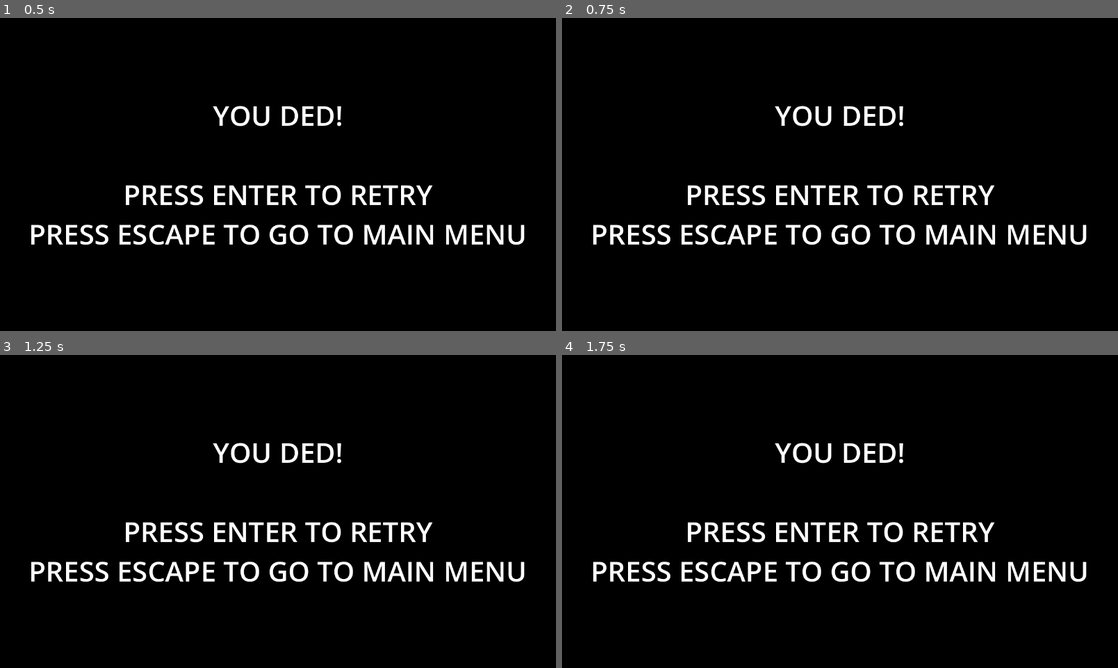
Above: before the commit, frames 1-4 (two rows, left to right).
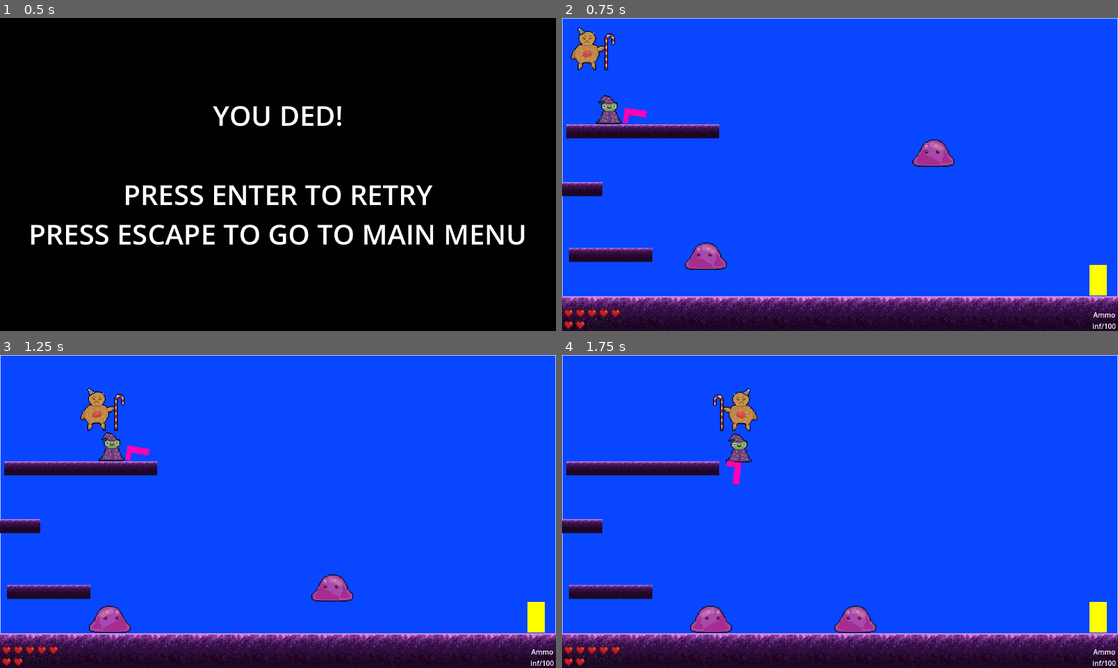
Above: after the commit, the same moments.

Repository: Razboinicul/BounceBack
Game: Godot game, scene res://ASSETS/YOULOSE.tscn
Same seed, same stepped clock (60 frames per second), same inputs: the game is played once before the commit and once after it. This scene is started directly instead of the project's main scene.
Inputs (mouse positions are in pixels of both pictures, inside the frame that each line leads up to):
- Up to frame 1 (0.5 s): no input
- Up to frame 2 (0.75 s): tap Enter (ui_accept) at 0.5 s; move the mouse to (962, 158) at 0.52 s; hold Right (right) from 0.53 s (still down); hold Q (stop) from 0.53 s (still down)
- Up to frame 3 (1.25 s): keep holding Right (right); keep holding Q (stop); tap Space (jump) at 0.77, 1.07 s; tap Enter (ui_accept) at 0.8 s
- Up to frame 4 (1.75 s): keep holding Right (right); tap Enter (ui_accept) at 1.25, 1.35 s; move the mouse to (728, 527) at 1.27 s; release Q (stop) at 1.28 s; tap Space (jump) at 1.52, 1.55 s

Frame 1 is identical in both runs. In frame 2, 100% of the frame differs, in the area x 0-100%, y 0-100%; in frame 3, 100%; in frame 4, 100%.

Commit message:
FINALLY WORKING

Diff:
--- a/bounce-fight/ASSETS/youlose.gd
+++ b/bounce-fight/ASSETS/youlose.gd
@@ -1,9 +1,9 @@
 extends Control
 
-@export var lvl: String = ""
+@export var lvl: String = "res://gen_level.tscn"
 
 func _input(event: InputEvent) -> void:
 	if event.is_action_pressed("ui_accept"):
 		get_tree().change_scene_to_file(lvl)
 	if event.is_action_pressed("back"):
-		get_tree().change_scene_to_file("") #TODO ADD MAINMENU
+		get_tree().change_scene_to_file("res://MainMenu.tscn") #DONE TODO ADD MAINMENU
--- /dev/null
+++ b/bounce-fight/Global.gd
@@ -0,0 +1,5 @@
+extends Node
+
+var phealth = 100
+var lvl = 0
+var lines = []
--- /dev/null
+++ b/bounce-fight/MainMenu.tscn
@@ -0,0 +1,125 @@
+[gd_scene format=3 uid="uid://fkqhoyta5v1n"]
+
+[ext_resource type="Script" uid="uid://xc02svmt0seq" path="res://main_menu.gd" id="1_eiy7p"]
+[ext_resource type="Texture2D" uid="uid://ien4k474ihb8" path="res://ASSETS/mainchar.png" id="1_i26rj"]
+[ext_resource type="Texture2D" uid="uid://cahvbdc5k87v0" path="res://ASSETS/lbol.png" id="3_qoqlk"]
+[ext_resource type="Texture2D" uid="uid://c8f4mwxk6tnbw" path="res://ASSETS/boolet.png" id="4_iwfq2"]
+
+[sub_resource type="LabelSettings" id="LabelSettings_fh7p3"]
+font_size = 48
+
+[sub_resource type="LabelSettings" id="LabelSettings_4uwfi"]
+font_size = 32
+
+[sub_resource type="LabelSettings" id="LabelSettings_loyi6"]
+font_size = 32
+
+[node name="MainMenu" type="Control" unique_id=730792384]
+layout_mode = 3
+anchors_preset = 15
+anchor_right = 1.0
+anchor_bottom = 1.0
+grow_horizontal = 2
+grow_vertical = 2
+script = ExtResource("1_eiy7p")
+
+[node name="ColorRect" type="ColorRect" parent="." unique_id=1579945170]
+z_index = -5
+layout_mode = 0
+offset_right = 1280.0
+offset_bottom = 720.0
+color = Color(0, 0, 0, 1)
+
+[node name="VBoxContainer" type="VBoxContainer" parent="." unique_id=1788943131]
+layout_mode = 0
+offset_left = 50.0
+offset_top = 35.0
+offset_right = 550.0
+offset_bottom = 75.0
+
+[node name="Title" type="Label" parent="VBoxContainer" unique_id=2087403776]
+layout_mode = 2
+text = "Bounce Fight"
+label_settings = SubResource("LabelSettings_fh7p3")
+
+[node name="LSEP1" type="Label" parent="VBoxContainer" unique_id=580092754]
+layout_mode = 2
+text = "
+
+
+"
+
+[node name="PlayButton" type="Label" parent="VBoxContainer" unique_id=2097073397]
+layout_mode = 2
+text = "> PLAY"
+label_settings = SubResource("LabelSettings_4uwfi")
+
+[node name="LSEP2" type="Label" parent="VBoxContainer" unique_id=564190619]
+layout_mode = 2
+text = "
+
+"
+
+[node name="Label" type="Label" parent="VBoxContainer" unique_id=2069944991]
+z_index = -1
+layout_mode = 2
+text = "  ESCAPE"
+label_settings = SubResource("LabelSettings_loyi6")
+
+[node name="ART" type="Node2D" parent="." unique_id=1385192929]
+
+[node name="Mainchar" type="Sprite2D" parent="ART" unique_id=1226251290]
+texture_filter = 1
+position = Vector2(754, 450)
+scale = Vector2(4.5, 4.5)
+texture = ExtResource("1_i26rj")
+
+[node name="GUN" type="Node2D" parent="ART" unique_id=681785691]
+position = Vector2(870, 484)
+rotation = -0.38397244
+
+[node name="ColorRect" type="ColorRect" parent="ART/GUN" unique_id=1660444014]
+anchors_preset = 8
+anchor_left = 0.5
+anchor_top = 0.5
+anchor_right = 0.5
+anchor_bottom = 0.5
+offset_left = -46.0
+offset_top = -8.0
+offset_right = -34.0
+offset_bottom = 26.0
+grow_horizontal = 2
+grow_vertical = 2
+color = Color(1, 0, 0.7058824, 1)
+metadata/_edit_use_anchors_ = true
+
+[node name="ColorRect2" type="ColorRect" parent="ART/GUN" unique_id=919070296]
+anchors_preset = 8
+anchor_left = 0.5
+anchor_top = 0.5
+anchor_right = 0.5
+anchor_bottom = 0.5
+offset_left = -40.0
+offset_top = -8.0
+offset_right = 5.0
+offset_bottom = 7.0
+grow_horizontal = 2
+grow_vertical = 2
+color = Color(1, 0, 0.7058824, 1)
+metadata/_edit_use_anchors_ = true
+
+[node name="Lbol" type="Sprite2D" parent="ART" unique_id=151615773]
+texture_filter = 1
+position = Vector2(1089, 412)
+scale = Vector2(2.2, 2.2)
+texture = ExtResource("3_qoqlk")
+
+[node name="Boolet" type="Sprite2D" parent="ART" unique_id=1020860528]
+texture_filter = 1
+position = Vector2(999, 450.99997)
+rotation = -0.43633232
+scale = Vector2(2, 2)
+texture = ExtResource("4_iwfq2")
+
+[node name="Node2D" type="Node2D" parent="." unique_id=759882313]
+position = Vector2(210, 385)
--- a/bounce-fight/gen_level.gd
+++ b/bounce-fight/gen_level.gd
@@ -47,7 +47,7 @@
 func gen_monst():
 	var num = rng.randi_range(2,4)
 	for _i in range(num):
-		var mt = rng.rand_weighted(PackedFloat32Array([0.3, 1]))
+		var mt = rng.rand_weighted(PackedFloat32Array([0.05, 1]))
 		var m = m1_pre.instantiate()
 		if mt == 0: m = m2_pre.instantiate()
 		else: m = m1_pre.instantiate()
@@ -55,18 +55,22 @@
 		m.player = $Player
 		$Enemies.add_child(m)
 
-#func gen_door():
-	#var door = $OBJS/Exit
-	#door.global_position = Vector2(s4_gen.x+rng.randi_range(0,s4_len-15), s4_gen.y-75)
+func gen_health():
+	var r = rng.randi_range(1, 8)
+	if r==2:
+		var h = health_preload.instantiate()
+		h.position = Vector2(rng.randi_range(20, 1200), rng.randi_range(20, 600))
+		$OBJS.add_child(h)
 
 func _ready() -> void:
-	#$Player.global_position = Vector2(randi_range(0, 1250), randi_range(15, 610))
+	Global.lvl += 1
+	$Player.health = Global.phealth
 	$Player.global_position = s3_gen+Vector2(50, 50)
 	gen_s1();gen_s2();gen_s3();gen_monst()
 
 func _process(delta: float) -> void:
-	$OBJS/Exit.active = false #$Enemies.get_children()==[]
+	$OBJS/Exit.active = $Enemies.get_children()==[]
 	$Hud.update_ui($Player.health, $Player/G/Gun.total_bullets)
 
 func _on_exit_player_exit() -> void:
-	get_tree().quit()
+	get_tree().change_scene_to_file("res://gen_level.tscn")
--- /dev/null
+++ b/bounce-fight/main_menu.gd
@@ -0,0 +1,40 @@
+extends Control
+
+var sel_button = 0
+var margins
+
+func _ready() -> void:
+	margins = [Vector2($VBoxContainer/Label.global_position.x, $VBoxContainer/Label.global_position.y),
+			$Node2D.position]
+
+func _input(event: InputEvent) -> void:
+	if event.is_action_pressed("ui_up") or event.is_action_pressed("ui_down"):
+		sel_button = 1 if sel_button==0 else 0
+		print(sel_button)
+	if event.is_action_pressed("ui_accept"):
+		if sel_button == 0: get_tree().change_scene_to_file("res://tutorials/Tutorial1.tscn")
+		if sel_button == 1:
+			var label = $VBoxContainer/Label
+			var pos = label.global_position - global_position
+			var w = label.size.x
+			var h = label.size.y
+
+			var y = randf_range(pos.y + h * 0.25, pos.y + h * 0.75)
+			var line = [
+				Vector2(pos.x + randf_range(0, w * 0.2), y),
+				Vector2(pos.x + randf_range(w * 0.8, w), y + randf_range(-8, 8))
+			]
+			Global.lines.append(line)
+			queue_redraw()
+
+func _process(delta: float) -> void:
+	if sel_button==0: $VBoxContainer/PlayButton.text = "> PLAY"
+	else: $VBoxContainer/PlayButton.text = "  PLAY"
+
+	if sel_button==1: $VBoxContainer/Label.text = "> ESCAPE"
+	else: $VBoxContainer/Label.text = " ESCAPE"
+
+func _draw() -> void:
+	#draw_line(Vector2(0, 0), Vector2(500, 500), Color.RED, 5.0)
+	for i in Global.lines:
+		draw_line(i[0], i[1], Color.RED, 2.0, true)
--- a/bounce-fight/player.gd
+++ b/bounce-fight/player.gd
@@ -3,6 +3,7 @@
 const SPEED = 300.0
 const JUMP_VELOCITY = -550.0
 
+var fall_start_y = 0.0
 var health = 100
 var jumped = false
 var fallheight = 0.0
@@ -56,37 +57,40 @@
 		else:
 			velocity += get_gravity() * normal_gravity_multiplier * delta
 
+# Track fall height
+	if not is_on_floor() and not sliding_wall:
+		fallheight = max(fallheight, position.y - fall_start_y)
+
 	# Landing and bouncing
 	if is_on_floor():
-		if not omit && not stop_bounce:
-			#if not was_sliding:
-			if fallheight != 0:
-				pass #cons_bounces += 1
+		if not omit and not stop_bounce:
+			if fallheight > 0:
+				var gravity = get_gravity().y * normal_gravity_multiplier
+				var impact_velocity = sqrt(2.0 * gravity * fallheight)
+
+				if cons_bounces > 3:
+					velocity.y = 0
+				else:
+					velocity.y = -impact_velocity * bounce_multiplier
+
+				cons_bounces += 1
 			else:
+				velocity.y = 0
 				cons_bounces = 0
-
-			if cons_bounces > 3:
-				velocity.y = 0
-			else:
-				velocity.y = -abs(fallheight) * bounce_multiplier
 		else:
 			omit = false
 			velocity.y = 0
-		stop_bounce = false
+
+		fall_start_y = position.y
 		fallheight = 0
 		jump_h = 0
-
-	# Track maximum fall height
-	if not is_on_floor() and not sliding_wall:
-		if fallheight < position.y:
-			fallheight = position.y
-
+		stop_bounce = false
 	# Jump
 	if Input.is_action_just_pressed("jump"):
 		if is_on_floor():
 			cons_bounces = 0
 			fallheight = 0
-			jump_h = position.y + JUMP_VELOCITY
+			fall_start_y = position.y
 			velocity.y = JUMP_VELOCITY
 			velocity.x = push_vel * -(slidewall)
 
@@ -99,7 +103,7 @@
 	else:
 		velocity.x = move_toward(velocity.x, 0, SPEED)
 	was_sliding = sliding_wall
-	print(velocity.x)
+	#print(velocity.x)
 
 	move_and_slide()
 
--- a/bounce-fight/project.godot
+++ b/bounce-fight/project.godot
@@ -15,11 +15,19 @@
 config/features=PackedStringArray("4.7", "Mobile")
 config/icon="res://icon.svg"
 
+[autoload]
+
+Global="*uid://br2666k2vt8ew"
+
 [display]
 
 window/size/viewport_width=1280
 window/size/viewport_height=720
 window/stretch/mode="viewport"
+
+[global_group]
+
+ENEMY=""
 
 [input]
 
--- a/bounce-fight/tutorials/Tutorial1.tscn
+++ b/bounce-fight/tutorials/Tutorial1.tscn
@@ -217,7 +217,7 @@
 pos = Vector2(880, 580)
 
 [node name="Exit" parent="OBJS/Obj1" unique_id=484745194 instance=ExtResource("3_cqnwh")]
-position = Vector2(30, -75)
+position = Vector2(30, -50)
 
 [node name="HELP" type="Control" parent="." unique_id=585892265]
 layout_mode = 3
Not shown, added: bounce-fight/Global.gd.uid
Not shown, added: bounce-fight/main_menu.gd.uid
